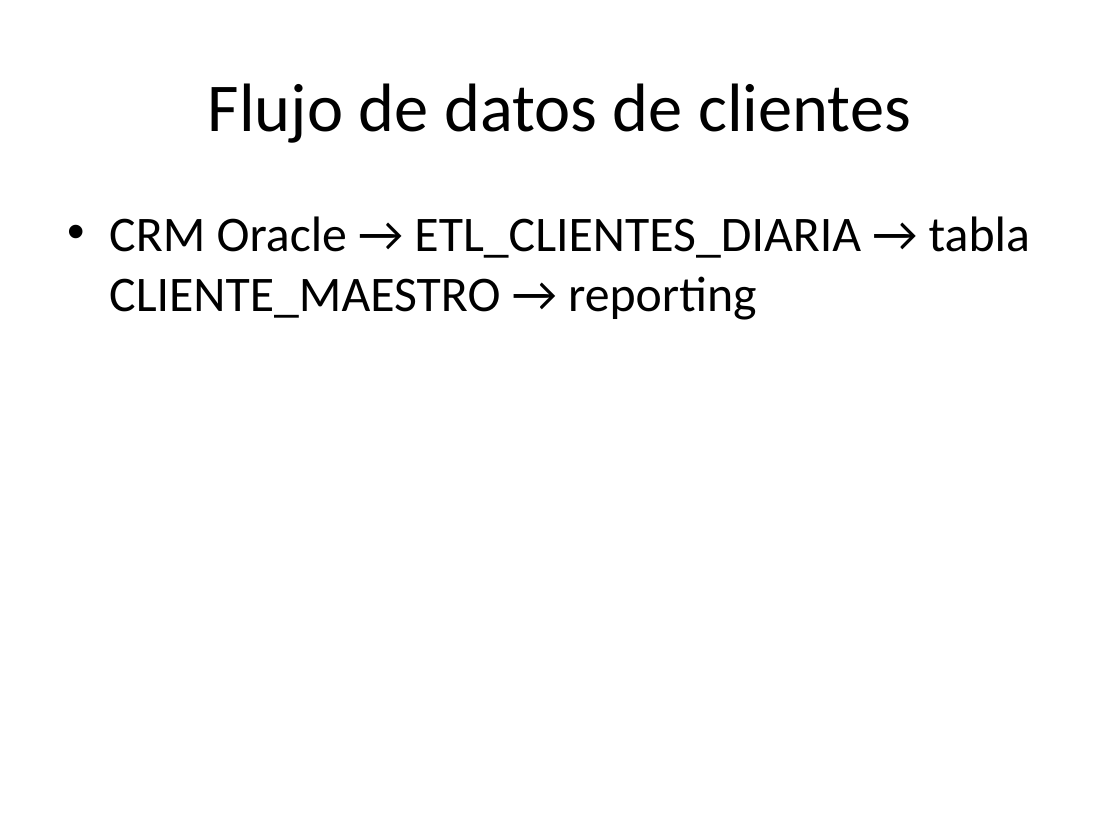
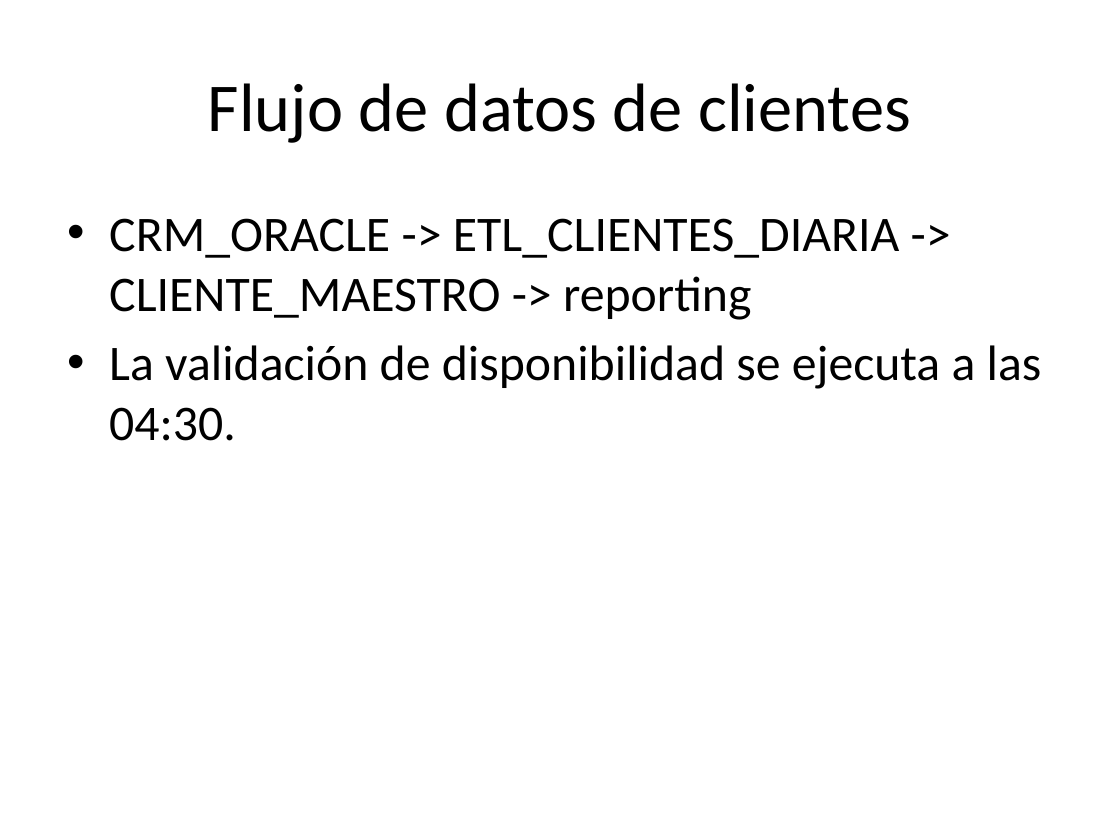
Before and after one commit to dimasmijares/rag-docs, a slide deck: slide 1 of examples/corpus/demo/architecture/flujo-datos.pptx. Drawn at 1120x840 pixels with LibreOffice and Linux fonts; fonts in the diff are those of the drawing. Boxes give left, top, right and bottom in pixels: in the first picture for what was removed or moved away, otherwise in the second. Text is boxed around its words. In the diff, an @@ line names an element or a change of style, - is before the commit and + after.

```diff
--- a/examples/corpus/demo/architecture/flujo-datos.pptx
+++ b/examples/corpus/demo/architecture/flujo-datos.pptx
@@ text at [109,218,1042,441]: text changed @@
-• CRM Oracle → ETL_CLIENTES_DIARIA → tabla CLIENTE_MAESTRO → reporting
+• CRM_ORACLE -> ETL_CLIENTES_DIARIA -> CLIENTE_MAESTRO -> reporting
+• La validación de disponibilidad se ejecuta a las 04:30.
```
Also in this commit, not shown: 1 slide added, 21 other files.
